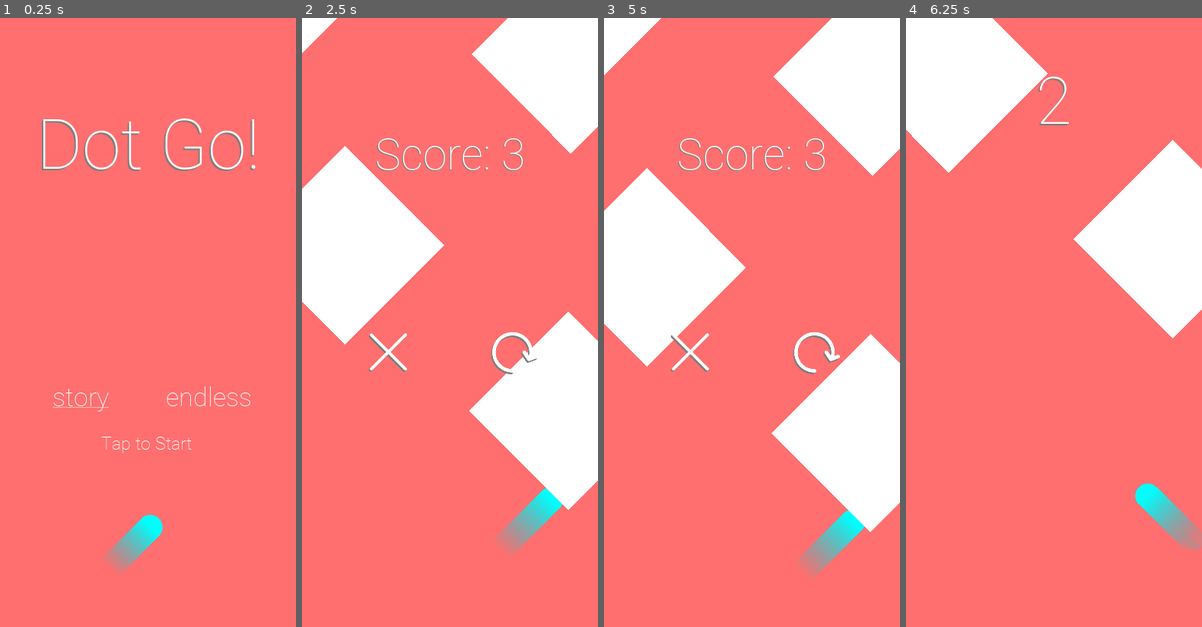
Above: before the commit, frames 1-4 (left to right).
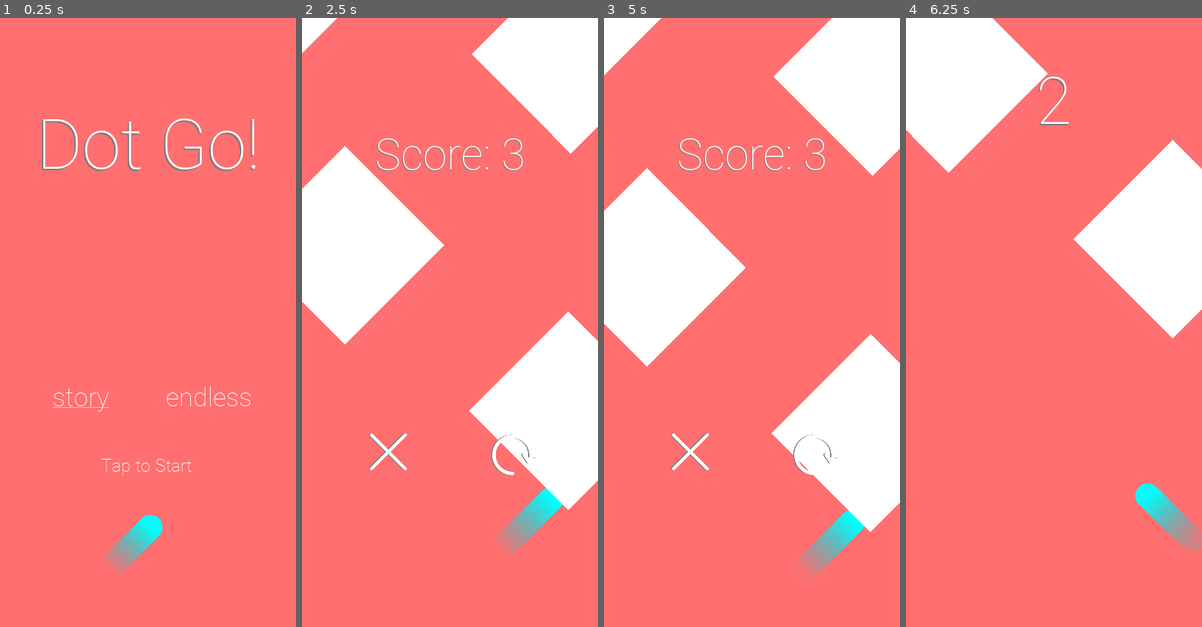
Above: after the commit, the same moments.

Repository: Arivval/Game-Project
Game: Godot game, scene res://main_scene.tscn
Same seed, same stepped clock (60 frames per second), same inputs: the game is played once before the commit and once after it.
Inputs (mouse positions are in pixels of both pictures, inside the frame that each line leads up to; where the layout moved, square brackets give the same spot in the first picture):
- Up to frame 1 (0.25 s): no input
- Up to frame 2 (2.5 s): click "Tap to Start" at 0.5 s; tap Space (switch_direction) at 1.35, 2.1 s
- Up to frame 3 (5 s): click (814, 456) [814, 352] at 2.75 s; tap Space (switch_direction) at 3.6, 4.35 s
- Up to frame 4 (6.25 s): click (1116, 456) [1116, 352] at 5 s; tap Space (switch_direction) at 5.85 s

The runs differ from the first frame. In frame 1, 0.3% of the frame differs, in the area x 34-65%, y 68-76%; in frame 2, 0.9%, in the area x 22-80%, y 51-76%; in frame 3, 0.9%; in frame 4, nothing differs.

Commit message:
adjusted the position of buttons in start screen and end game screen

Diff:
--- a/main_scene.tscn
+++ b/main_scene.tscn
@@ -192,10 +192,10 @@
 }
 
 [node name="button_text" type="Label" parent="CanvasLayer/start_button"]
-margin_left = -0.552674
-margin_top = 453.861
+margin_left = -0.553
+margin_top = 495.0
 margin_right = 536.447
-margin_bottom = 491.861
+margin_bottom = 533.0
 custom_fonts/font = SubResource( 7 )
 text = "Tap to Start"
 align = 1
@@ -262,9 +262,9 @@
 [node name="restart_button2" type="Button" parent="CanvasLayer"]
 visible = false
 margin_left = 336.581
-margin_top = 565.515
+margin_top = 750.0
 margin_right = 548.581
-margin_bottom = 772.515
+margin_bottom = 957.0
 rect_scale = Vector2( 0.45, 0.45 )
 focus_mode = 0
 enabled_focus_mode = 0
@@ -277,9 +277,9 @@
 [node name="restart_button" type="Button" parent="CanvasLayer"]
 visible = false
 margin_left = 338.581
-margin_top = 562.515
+margin_top = 750.0
 margin_right = 550.581
-margin_bottom = 769.515
+margin_bottom = 957.0
 rect_scale = Vector2( 0.45, 0.45 )
 focus_mode = 0
 enabled_focus_mode = 0
@@ -292,9 +292,9 @@
 [node name="back_button2" type="Button" parent="CanvasLayer"]
 visible = false
 margin_left = 113.425
-margin_top = 570.833
+margin_top = 750.0
 margin_right = 325.425
-margin_bottom = 777.833
+margin_bottom = 957.0
 rect_scale = Vector2( 0.4, 0.4 )
 focus_mode = 0
 enabled_focus_mode = 0
@@ -307,9 +307,9 @@
 [node name="back_button" type="Button" parent="CanvasLayer"]
 visible = false
 margin_left = 115.425
-margin_top = 567.833
+margin_top = 750.0
 margin_right = 327.425
-margin_bottom = 774.833
+margin_bottom = 957.0
 rect_scale = Vector2( 0.4, 0.4 )
 focus_mode = 0
 enabled_focus_mode = 0
@@ -368,6 +368,13 @@
 custom_fonts/font = SubResource( 10 )
 enabled_focus_mode = 0
 flat = true
+__meta__ = {
+"_edit_use_anchors_": false
+}
+
+[node name="ScrollContainer" type="ScrollContainer" parent="CanvasLayer"]
+margin_right = 12.0
+margin_bottom = 12.0
 __meta__ = {
 "_edit_use_anchors_": false
 }
